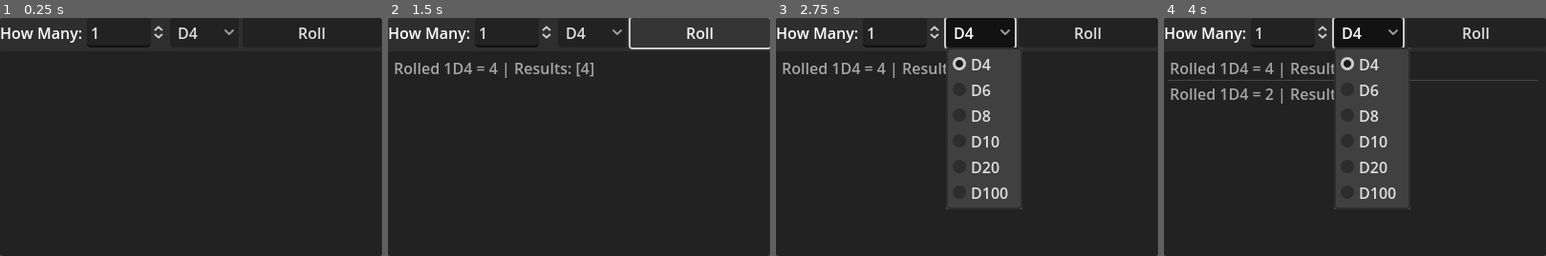
Above: before the commit, frames 1-4 (left to right).
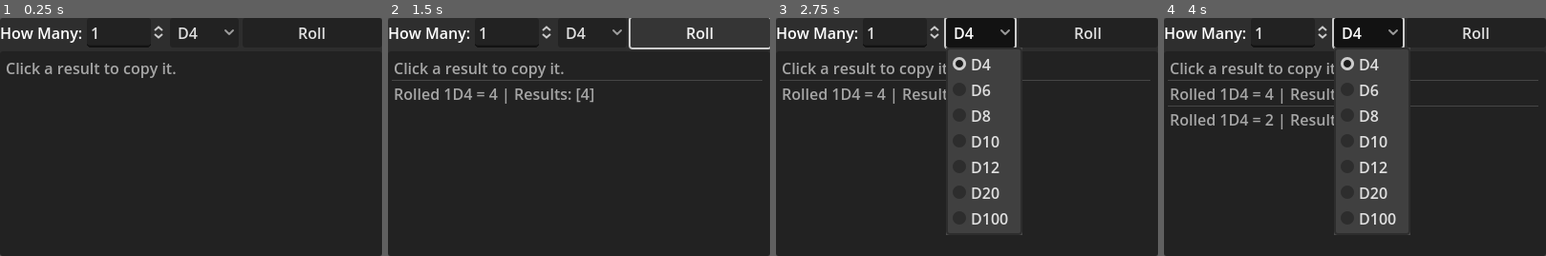
Above: after the commit, the same moments.

Repository: gsizer/DiceRoller
Game: Godot game, scene res://main.tscn
Same seed, same stepped clock (60 frames per second), same inputs: the game is played once before the commit and once after it.
Inputs:
- Up to frame 1 (0.25 s): no input
- Up to frame 2 (1.5 s): click "D4" at 0.5 s; click "Roll" at 1.25 s
- Up to frame 3 (2.75 s): click "D4" at 2 s
- Up to frame 4 (4 s): click "Roll" at 2.75 s; click "D4" at 3.5 s

The runs differ from the first frame. In frame 1, 0.8% of the frame differs, in the area x 1-46%, y 18-26%; in frame 2, 2.6%; in frame 3, 4.2%; in frame 4, 4.2%, in the area x 1-98%, y 18-92%.

Commit message:
package for use
Releases for windows linux and godot pck

Diff:
--- a/main.gd
+++ b/main.gd
@@ -5,23 +5,29 @@
 @export var ResultList: ItemList
 var _vscroll : VScrollBar
 
-enum Dice { D4=4, D6=6, D8=8, D10=10, D20=20, D100=100 }
+enum Dice { D4=4, D6=6, D8=8, D10=10, D12=12, D20=20, D100=100 }
 
 var ResultString : String = "{i}:{r}"
 var RollString : String = "Rolled {C}D{F} = {S} | Results: {R}"
-var RollHistory : Array = []
 var LastRoll : Dictionary = { "Count"=0, "Die"=Dice.D4, "Results"=_lastResults, "Total"=0 }
 
 var _count : int = 1
 var _face := Dice.D4
-var _lastResults : Array = []
+var _lastResults : Array[int] = []
 var _total : int = 0
 
 func _ready():
-	RollHistory.clear()
 	_lastResults.clear()
 	ResultList.clear()
 	_vscroll = ResultList.get_v_scroll_bar()
+	DieList.add_item("D4")
+	DieList.add_item("D6")
+	DieList.add_item("D8")
+	DieList.add_item("D10")
+	DieList.add_item("D12")
+	DieList.add_item("D20")
+	DieList.add_item("D100")
+	ResultList.add_item("Click a result to copy it.")
 
 func Roll( Count:int, Die:int) -> Array:
 	_lastResults.clear()
@@ -54,8 +60,9 @@
 		1: _face=Dice.D6
 		2: _face=Dice.D8
 		3: _face=Dice.D10
-		4: _face=Dice.D20
-		5: _face=Dice.D100
+		4: _face=Dice.D12
+		5: _face=Dice.D20
+		6: _face=Dice.D100
 	print_debug(_face)
 
 func _on_result_list_item_selected(index):
--- a/main.tscn
+++ b/main.tscn
@@ -47,21 +47,8 @@
 
 [node name="DieOption" type="OptionButton" parent="MarginContainer/Panel/VBoxContainer/HBoxContainer"]
 layout_mode = 2
-item_count = 6
 selected = 0
 allow_reselect = true
-popup/item_0/text = "D4"
-popup/item_0/id = 0
-popup/item_1/text = "D6"
-popup/item_1/id = 1
-popup/item_2/text = "D8"
-popup/item_2/id = 2
-popup/item_3/text = "D10"
-popup/item_3/id = 3
-popup/item_4/text = "D20"
-popup/item_4/id = 4
-popup/item_5/text = "D100"
-popup/item_5/id = 5
 
 [node name="BtnRoll" type="Button" parent="MarginContainer/Panel/VBoxContainer/HBoxContainer"]
 layout_mode = 2
--- a/project.godot
+++ b/project.godot
@@ -12,7 +12,7 @@
 
 config/name="DiceRoller"
 run/main_scene="res://main.tscn"
-config/features=PackedStringArray("4.1", "GL Compatibility")
+config/features=PackedStringArray("4.3", "GL Compatibility")
 boot_splash/show_image=false
 boot_splash/fullsize=false
 boot_splash/use_filter=false
@@ -32,32 +32,32 @@
 
 move_forward={
 "deadzone": 0.5,
-"events": [Object(InputEventKey,"resource_local_to_scene":fa …(172 unchanged characters)… eycode":87,"key_label":0,"unicode":119,"echo":false,"script":null)
+"events": [Object(InputEventKey,"resource_local_to_scene":fa …(172 unchanged characters)… eycode":87,"key_label":0,"unicode":119,"location":0,"echo":false,"script":null)
 ]
 }
 move_left={
 "deadzone": 0.5,
-"events": [Object(InputEventKey,"resource_local_to_scene":fa …(171 unchanged characters)… keycode":65,"key_label":0,"unicode":97,"echo":false,"script":null)
+"events": [Object(InputEventKey,"resource_local_to_scene":fa …(171 unchanged characters)… keycode":65,"key_label":0,"unicode":97,"location":0,"echo":false,"script":null)
 ]
 }
 move_back={
 "deadzone": 0.5,
-"events": [Object(InputEventKey,"resource_local_to_scene":fa …(172 unchanged characters)… eycode":83,"key_label":0,"unicode":115,"echo":false,"script":null)
+"events": [Object(InputEventKey,"resource_local_to_scene":fa …(172 unchanged characters)… eycode":83,"key_label":0,"unicode":115,"location":0,"echo":false,"script":null)
 ]
 }
 move_right={
 "deadzone": 0.5,
-"events": [Object(InputEventKey,"resource_local_to_scene":fa …(172 unchanged characters)… eycode":68,"key_label":0,"unicode":100,"echo":false,"script":null)
+"events": [Object(InputEventKey,"resource_local_to_scene":fa …(172 unchanged characters)… eycode":68,"key_label":0,"unicode":100,"location":0,"echo":false,"script":null)
 ]
 }
 action_jump={
 "deadzone": 0.5,
-"events": [Object(InputEventKey,"resource_local_to_scene":fa …(171 unchanged characters)… keycode":32,"key_label":0,"unicode":32,"echo":false,"script":null)
+"events": [Object(InputEventKey,"resource_local_to_scene":fa …(171 unchanged characters)… keycode":32,"key_label":0,"unicode":32,"location":0,"echo":false,"script":null)
 ]
 }
 action_interact={
 "deadzone": 0.5,
-"events": [Object(InputEventKey,"resource_local_to_scene":fa …(172 unchanged characters)… eycode":69,"key_label":0,"unicode":101,"echo":false,"script":null)
+"events": [Object(InputEventKey,"resource_local_to_scene":fa …(172 unchanged characters)… eycode":69,"key_label":0,"unicode":101,"location":0,"echo":false,"script":null)
 ]
 }
 
Not shown, added: DiceRoller.pck
Not shown, added: export/linux/DieRoller.pck
Not shown, added: export/linux/DieRoller.x86_64
Not shown, added: export/windows/DieRoller.exe
Not shown, added: export/windows/DieRoller.pck
